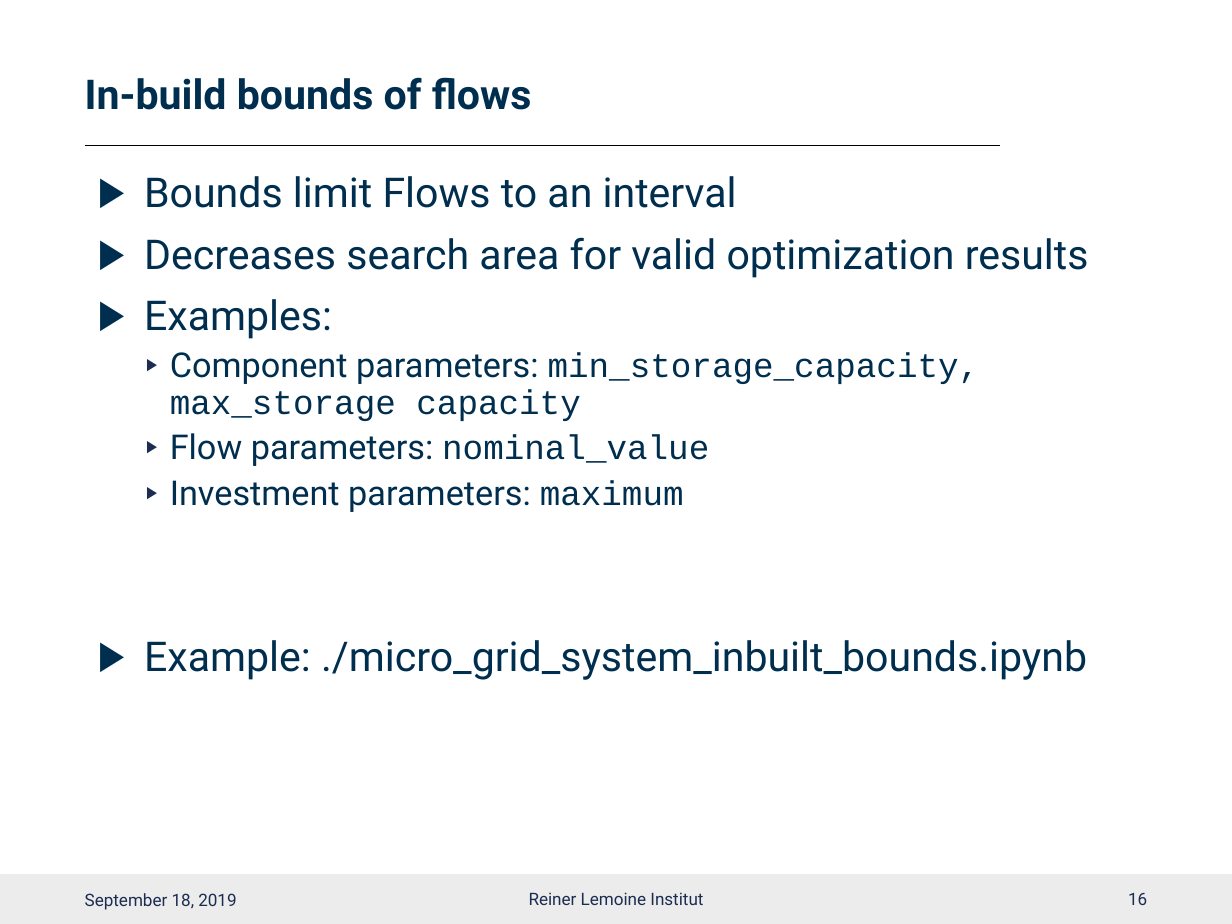
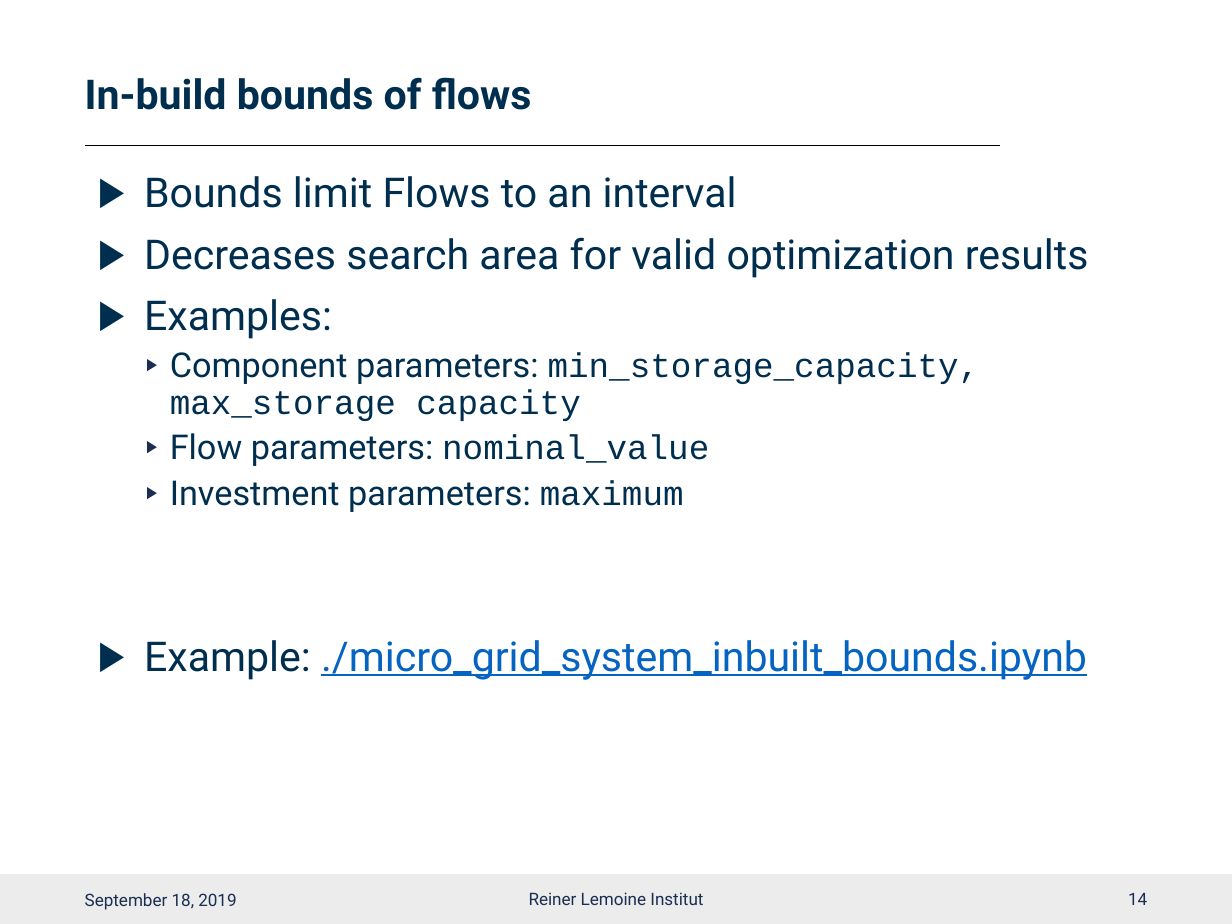
Before and after one commit to smartie2076/oemof_workshop, a slide deck: slide 15 of Oemof_Workshop_07_Constraints.pptx (slide 17 before the commit). Drawn at 1232x924 pixels with LibreOffice and Linux fonts; fonts in the diff are those of the drawing; background and template pictures are left out. Boxes give left, top, right and bottom in pixels: in the first picture for what was removed or moved away, otherwise in the second. Text is boxed around its words. In the diff, an @@ line names an element or a change of style, - is before the commit and + after.

```diff
--- a/Oemof_Workshop_07_Constraints.pptx
+++ b/Oemof_Workshop_07_Constraints.pptx
@@ text at (144, 640, 1087, 680): text colour #002E4F to #0563C1, underline on in "./micro_grid_system_inbuilt_bounds.ipynb" @@
@@ page number at (1128, 893, 1147, 905): text changed @@
-16
+14
```
Also in this commit, not shown: 11 other slides changed, 2 slides removed, 1 other file.
